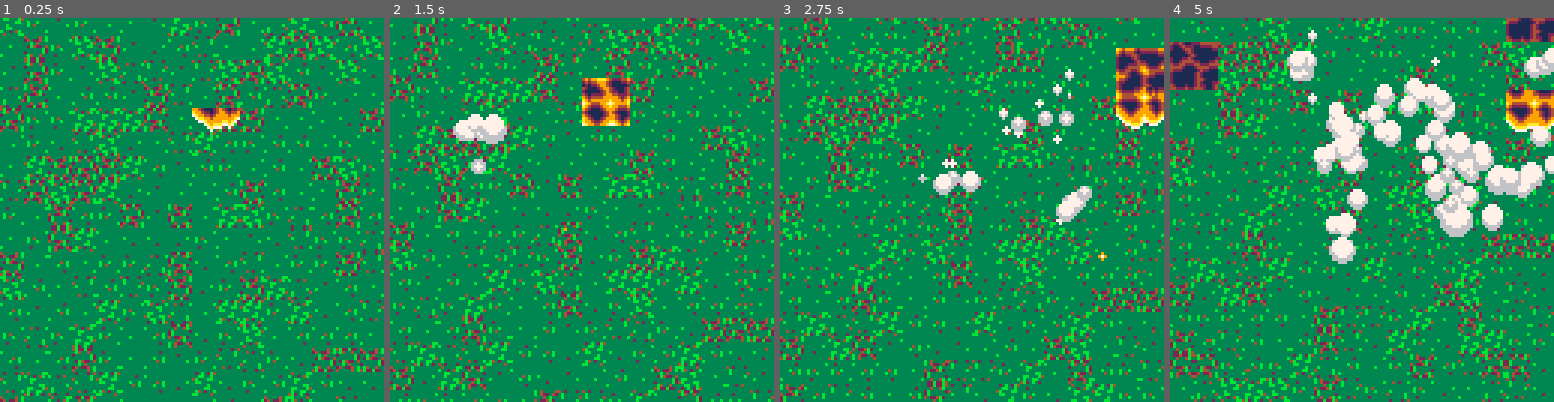
Above: before the commit, frames 1-4 (left to right).
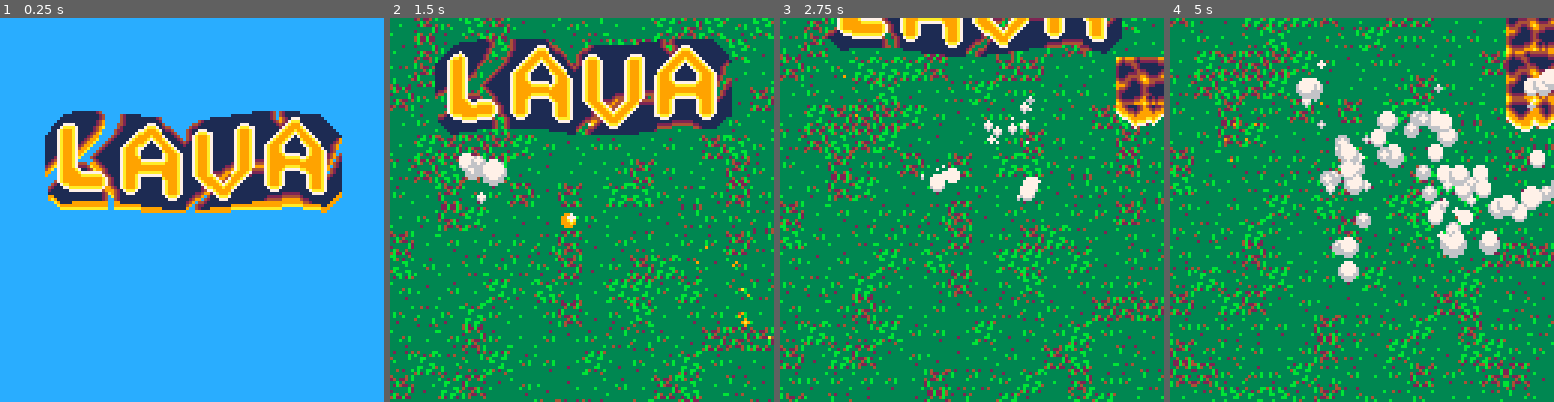
Above: after the commit, the same moments.

Repository: FreeCodeCampGuam/LavaFlow
Game: PICO-8 cartridge lavaflow.p8
The game is run twice, just before and just after one commit, with the same random seed, the same clock (stepped at 60 frames per second) and the same inputs.
Inputs:
- Up to frame 1 (0.25 s): no input
- Up to frame 2 (1.5 s): tap X (X key) at 0.33, 1.07 s; tap O (Z key) at 0.7 s
- Up to frame 3 (2.75 s): hold Right 1.6-2.1 s; tap O (Z key) at 1.7, 2.1, 2.5 s; tap X (X key) at 1.85 s; hold Up 2.15-2.42 s; hold Right from 2.47 s (still down)
- Up to frame 4 (5 s): tap O (Z key) every 0.4 s from 2.9 to 4.9 s; tap X (X key) at 2.97, 4.08 s; release Right at 3.03 s; hold Left 3.08-3.58 s; hold Down 3.63-3.97 s; hold Right 4.02-4.68 s; hold Up from 4.73 s (still down)

The runs differ from the first frame. In frame 1, 100% of the frame differs, in the area x 0-100%, y 0-100%; in frame 2, 43%; in frame 3, 38%; in frame 4, 42%.

Commit message:
[title] include title

Diff:
--- a/lavaflow.p8
+++ b/lavaflow.p8
@@ -26,6 +26,12 @@
 
 lava = {}
 lava2 = {}
+
+--title globals--
+banner = {}
+loading = false
+
+--interface globals--
 
 --shorter than particles
 sparks = {}
@@ -54,6 +60,101 @@
 righttrans = {}
 trans2 = {12,14}
 --------------------------------------------
+
+--init--
+
+function _init()
+ _update = title_update
+ _draw = title_draw
+ title_init()
+end
+
+--title--
+
+function title_init()
+ t = 0
+ loading = false
+ banner = {}
+ banner.pixels = {}
+ banner.y = 32
+ banner.x = 14
+ cls()
+ spr(128, 0,0,13,4)
+ for j=0,32 do
+  banner.pixels[j] = {}
+  for i=0, 100 do
+   banner.pixels[j][i] = pget(i,j)
+  end
+ end
+ cls()
+ push_cam()
+end
+
+function title_draw()
+ cls(12)
+
+
+ if loading then
+  game_draw()
+ end
+
+ camera(0,0)
+ draw_banner()
+ trans_cam(0,0)
+
+ if not loading then
+  if (t-2)%45 > 11 then
+   m = "press x to erupt!"
+   print(m,64-(#m*4)/2, 95, 2)
+  end
+  if t%45 > 15 then
+   m = "press x to erupt!"
+   print(m,64-(#m*4)/2, 95, 1)
+  end
+ end
+end
+
+function title_update()
+ t += 1
+ if loading then
+  t -= 1
+  game_update()
+  if banner.y < -48 then
+   _update = game_update
+   _draw = game_draw
+  end
+ end
+ if not loading then
+  if btn(5) then
+   loading = true
+   game_init()
+  end
+ else
+  banner.y -= .7
+ end
+end
+
+function draw_banner()
+ for j=0,32 do for i=0,100 do
+  if banner.pixels[j][i] != 0 then
+   if not loading then
+    pset(i+banner.x,
+         banner.y+2+j+cos(t/33+i/60)*.2
+         --+cos(t/33+i/60)*1.5
+         ,flr(cos(t/33+(i+30)/60))+10)
+    pset(i+banner.x,
+         banner.y+1+j+cos(t/33+i/60)*.2
+         --+cos(t/33+i/60)*1.5
+         ,9)
+   end
+   pset(i+banner.x,
+        banner.y+j+cos(t/33+i/60)*1.5,
+        banner.pixels[j][i])
+  end
+ end end
+end
+
+--interfaces--
 
 function graphics_init()
  sparks = {}
@@ -485,7 +586,7 @@
  return (t % maprate) == 0
 end
 
-function _init()
+function game_init()
  t = 0
  mode = 0
  cls()
@@ -497,7 +598,7 @@
  create_lava()
 end
 
-function _update()
+function game_update()
  t += 1
  update_lavas2()
  update_lavas()
@@ -532,7 +633,7 @@
  -- end testing interfaces
 end
 
-function _draw()
+function game_draw()
  cls()
  -- testing interfaces
  apply_shakes()
